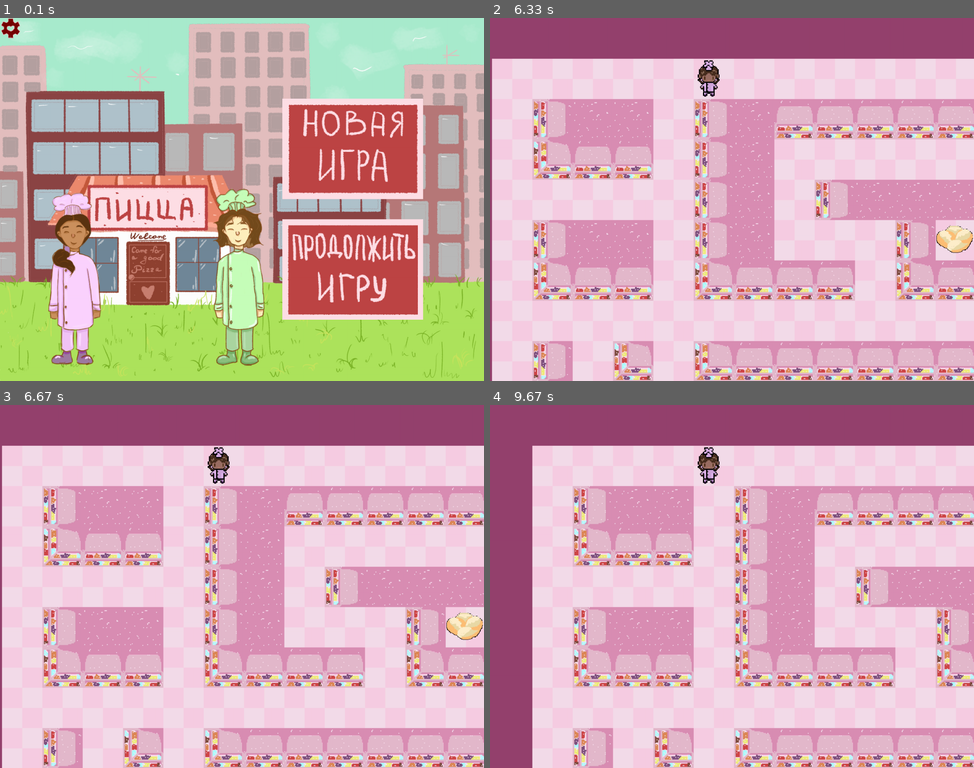
Above: before the commit, frames 1-4 (two rows, left to right).
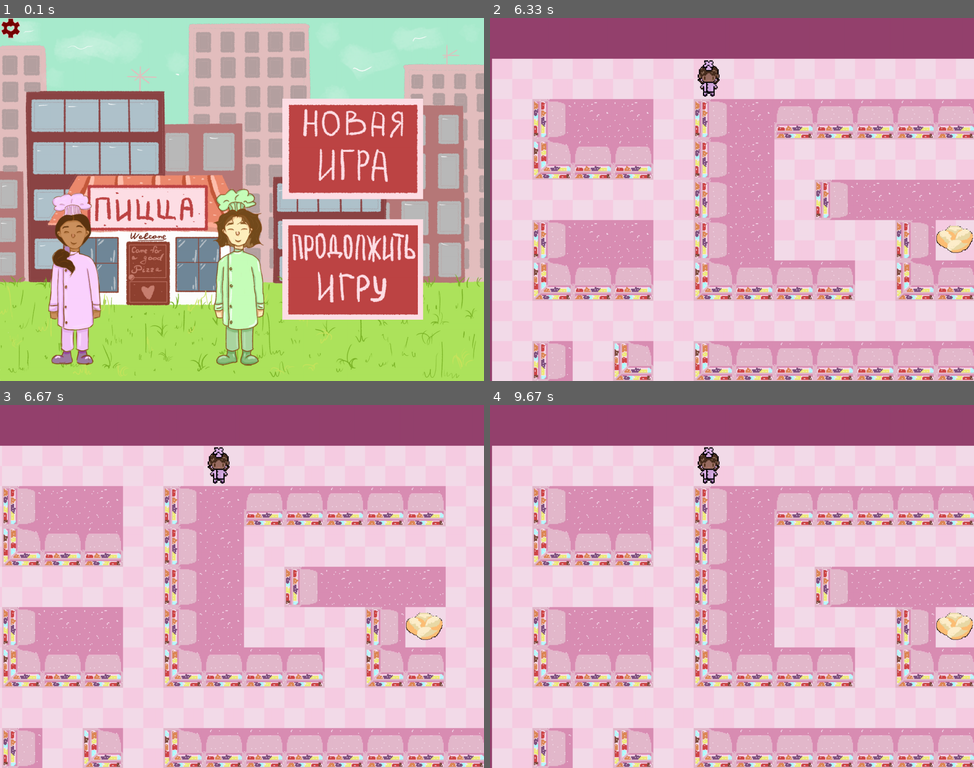
Above: after the commit, the same moments.

Repository: KsenyaShestakova/pygame_project
Game: pygame game, started from 1.py
Same seed, same stepped clock (60 frames per second), same inputs: the game is played once before the commit and once after it.
Inputs (mouse positions are in pixels of both pictures, inside the frame that each line leads up to):
- Up to frame 1 (0.1 s): no input
- Up to frame 2 (6.33 s): click (843, 148) at 0.38 s; hold Right 0.67-1.13 s; click "1" at 1.22 s; hold D 1.5-1.8 s; hold Up 1.5-1.8 s; tap A at 1.83 s; tap S at 2.17, 5.5 s; hold Esc 2.5-2.8 s; hold Up 2.5-2.8 s; click (678, 105) at 2.88 s; click (785, 105) at 3.22 s; click (911, 326) at 3.55 s; click (790, 232) at 3.88 s; click (606, 65) at 4.22 s; click "1" at 4.55 s; tap D at 4.83 s; hold A 5.17-5.47 s; hold Up 5.17-5.47 s; hold Up 5.83-6.13 s; hold Right from 6.17 s (still down)
- Up to frame 3 (6.67 s): release Right at 6.63 s
- Up to frame 4 (9.67 s): hold Left 6.67-7.2 s; hold Down 7.23-7.53 s; hold Up 8-8.37 s; hold Right 8.4-9.03 s; hold Down 9.07-9.43 s; hold Left from 9.47 s (still down)

Frames 1-2 are identical in both runs. In frame 3, 29% of the frame differs, in the area x 0-100%, y 11-100%; in frame 4, 33%.

Commit message:
Движение при зажатии

Diff:
--- a/1.py
+++ b/1.py
@@ -58,10 +58,10 @@
 
 
 class Enemy(pygame.sprite.Sprite):
-    enemy1_image = pygame.transform.scale(load_image('bake1.png', color_key=-1), enemy_size)
-    enemy2_image = pygame.transform.scale(load_image('bake2.png', color_key=-1), enemy_size)
-    enemy3_image = pygame.transform.scale(load_image('bake3.png', color_key=-1), enemy_size)
-    enemy4_image = pygame.transform.scale(load_image('bake4.png', color_key=-1), enemy_size)
+    enemy1_image = pygame.transform.scale(load_image('bake1.png', color_key=-1, papka='enemy'), enemy_size)
+    enemy2_image = pygame.transform.scale(load_image('bake2.png', color_key=-1, papka='enemy'), enemy_size)
+    """"enemy3_image = pygame.transform.scale(load_image('bake3.png', color_key=-1), enemy_size)
+    enemy4_image = pygame.transform.scale(load_image('bake4.png', color_key=-1), enemy_size)"""
 
     def __init__(self, type: str, pos_x, pos_y):
         super().__init__(enemy_group, levels_sprites)
@@ -80,6 +80,16 @@
         self.speed_y = 1
 
     def update(self, *args):
+        if args:
+            pass
+
+    def kill_player(self):
+        if player.pos == self.pos:
+            print(1)
+            return False
+        return True
+
+    def run(self):
         self.n += 1
         if self.n % 60 == 0:
             if self.type == '-':
@@ -94,25 +104,17 @@
             elif self.type == '+':
                 if level_map[self.pos[1]][self.pos[0] + self.speed_x] in '1234#':
                     self.speed_x *= -1
+                level_map[self.pos[1]][self.pos[0]] = '.'
+                level_map[self.pos[1]][self.pos[0] + self.speed_x] = '-'
                 self.pos = self.pos[0] + self.speed_x, self.pos[1]
                 self.rect = self.image.get_rect().move(
-                    self.rect.x + tile_width * self.speed_x, self.rect.x)
-
-        if args:
-            pass
-
-
-    def kill_player(self):
-        if player.pos == self.pos:
-            print(1)
-            return False
-        return True
+                    self.rect.x + tile_width * self.speed_x, self.rect.y)
 
 
 class Product(pygame.sprite.Sprite):
     def __init__(self, pos_x, pos_y):
         super().__init__(products_group, levels_sprites)
-        self.image = pygame.transform.scale(load_image(f'{LEVEL_NOW}.png', color_key=-1), enemy_size)
+        self.image = pygame.transform.scale(load_image(f'{LEVEL_NOW}.png', color_key=-1, papka='product_lvl'), enemy_size)
         self.rect = self.image.get_rect().move(
             tile_width * pos_x, tile_height * pos_y)
         self.mask = pygame.mask.from_surface(self.image)
@@ -127,7 +129,7 @@
 class ExitLevel(pygame.sprite.Sprite):
     def __init__(self, pos_x, pos_y):
         super().__init__(exit_sprite, levels_sprites)
-        self.image = pygame.transform.scale(load_image('exit.jpg'), tile_size)
+        self.image = pygame.transform.scale(load_image('exit.jpg', papka='texture'), tile_size)
         self.rect = self.image.get_rect().move(
             tile_width * pos_x, tile_height * pos_y)
         self.pos = (pos_x, pos_y)
@@ -139,18 +141,14 @@
 
 
 class Camera:
-    # зададим начальный сдвиг камеры
     def __init__(self):
         self.dx = 0
         self.dy = 0
 
-    # сдвинуть объект obj на смещение камеры
     def apply(self, obj):
         obj.rect.x += self.dx
         obj.rect.y += self.dy
 
-
-    # позиционировать камеру на объекте target
     def update(self, target):
         self.dx = 0
         self.dy = 0
@@ -226,7 +224,10 @@
     player, max_x, max_y, enemies, product, exit_new = generate_level(level_map)
 
     running = True
+    n = 0
     while running:
+        n += 1
+        is_pressed = True
         for event in pygame.event.get():
             if event.type == pygame.QUIT:
                 terminate()
@@ -234,13 +235,19 @@
             if event.type == pygame.KEYDOWN:
                 if event.key == pygame.K_w or event.key == pygame.K_UP:
                     move(player, 'up')
+                    is_pressed = False
                 elif event.key == pygame.K_s or event.key == pygame.K_DOWN:
                     move(player, "down")
+                    is_pressed = False
                 elif event.key == pygame.K_a or event.key == pygame.K_LEFT:
                     move(player, "left")
+                    is_pressed = False
                 elif event.key == pygame.K_d or event.key == pygame.K_RIGHT:
                     move(player, "right")
-
+                    is_pressed = False
+                n -= n % 20
+
+            if event.type == pygame.KEYDOWN:
                 if event.key == pygame.K_ESCAPE:
                     end_lvl()
                     continue
@@ -249,6 +256,16 @@
                     change_is_open('open_levels.txt', LEVEL_NOW)
                     end_lvl()
                     continue
+
+        if is_pressed:
+            if (pygame.key.get_pressed()[pygame.K_UP] or pygame.key.get_pressed()[pygame.K_w]) and n % 20 == 0:
+                move(player, 'up')
+            elif (pygame.key.get_pressed()[pygame.K_DOWN] or pygame.key.get_pressed()[pygame.K_s]) and n % 20 == 0:
+                move(player, "down")
+            elif (pygame.key.get_pressed()[pygame.K_LEFT] or pygame.key.get_pressed()[pygame.K_a]) and n % 20 == 0:
+                move(player, "left")
+            elif (pygame.key.get_pressed()[pygame.K_RIGHT] or pygame.key.get_pressed()[pygame.K_d]) and n % 20 == 0:
+                move(player, "right")
 
         for sprite in tiles_group:
             camera.apply(sprite)
@@ -257,8 +274,8 @@
         for sprite in products_group:
             camera.apply(sprite)
 
-        enemy_group.update()
         for el in enemies:
+            el.run()
             if not el.kill_player():
                 you_dead(screen)
                 end_lvl()
--- a/SCREEN_menu.py
+++ b/SCREEN_menu.py
@@ -107,6 +107,8 @@
         if el.is_open:
             el.draw_text(surface, (223, 93, 71))
 
+    pizzas_red_btn = Buttons('BUTTON_go_to_red.png', int(WIDTH * 0.15), int(HEIGHT * 0.75), int(WIDTH * 0.7), int(HEIGHT * 0.2))
+
 
 class LevelBtn(Buttons):
     level_img_otkr = 'BUTTON_open_level.png'
--- a/buttons.py
+++ b/buttons.py
@@ -6,8 +6,8 @@
 class Buttons(pygame.sprite.Sprite):
     def __init__(self, name, pos_x, pos_y, transform_width, transform_height, text='', is_pr=None):
         super().__init__(btns, all_sprites)
-        self.image_load = load_image(name, is_pr)
-        self.change_img = load_image(name.split('.')[0] + '_change.' + name.split('.')[1], is_pr)
+        self.image_load = load_image(name, is_pr, papka='buttons')
+        self.change_img = load_image(name.split('.')[0] + '_change.' + name.split('.')[1], is_pr, papka='buttons')
 
         self.text = text
         self.width = transform_width
--- a/file_with_const.py
+++ b/file_with_const.py
@@ -8,6 +8,7 @@
         size_r = list(line.split() for line in file)
     size_r = list(map(int, size_r[0]))
     return tuple(size_r)
+
 
 pygame.init()
 
@@ -38,14 +39,14 @@
 }
 
 tile_images = {
-    '0': pygame.transform.scale(load_image('TEXTURE_0.jpg'), tile_size),
-    '1': pygame.transform.scale(load_image('TEXTURE_1.jpg'), tile_size),
-    '2': pygame.transform.scale(load_image('TEXTURE_2.jpg'), tile_size),
-    '3': pygame.transform.scale(load_image('TEXTURE_3.jpg'), tile_size),
-    '#': pygame.transform.scale(load_image('TEXTURE_wall.jpg'), tile_size),
-    'empty': pygame.transform.scale(load_image('TEXTURE_pol.jpg'), tile_size),
-    'exit': pygame.transform.scale(load_image('exit.jpg'), tile_size)
+    '0': pygame.transform.scale(load_image('TEXTURE_0.jpg', papka='texture'), tile_size),
+    '1': pygame.transform.scale(load_image('TEXTURE_1.jpg', papka='texture'), tile_size),
+    '2': pygame.transform.scale(load_image('TEXTURE_2.jpg', papka='texture'), tile_size),
+    '3': pygame.transform.scale(load_image('TEXTURE_3.jpg', papka='texture'), tile_size),
+    '#': pygame.transform.scale(load_image('TEXTURE_wall.jpg', papka='texture'), tile_size),
+    'empty': pygame.transform.scale(load_image('TEXTURE_pol.jpg', papka='texture'), tile_size),
+    'exit': pygame.transform.scale(load_image('exit.jpg', papka='texture'), tile_size)
 }
 
-player_k_image = pygame.transform.scale(load_image('PERS_K.png', color_key=None), pers_size)
-player_d_image = pygame.transform.scale(load_image('PERS_D.png', color_key=None), pers_size)
+player_k_image = pygame.transform.scale(load_image('PERS_K.png', color_key=None, papka='pers'), pers_size)
+player_d_image = pygame.transform.scale(load_image('PERS_D.png', color_key=None, papka='pers'), pers_size)
--- a/load_img.py
+++ b/load_img.py
@@ -2,8 +2,11 @@
 import pygame
 
 
-def load_image(name, color_key=None):
-    fullname = os.path.join('data', name)
+def load_image(name, color_key=None, papka=None):
+    if papka:
+        fullname = os.path.join('data', papka, name)
+    else:
+        fullname = os.path.join('data', name)
     try:
         image = pygame.image.load(fullname)
     except pygame.error as message:
--- a/map.txt
+++ /dev/null
@@ -1,11 +0,0 @@
-...###
-..##.#.####
-.##..###..#
-##........#
-#...@..#..#
-###..###..#
-..#..#....#
-.##.##.#.##
-.#......##
-.#.....##
-.#######
--- a/open_levels.txt
+++ b/open_levels.txt
@@ -1 +1 @@
-1 1 0 0 0 0 0 0
+1 1 1 0 0 0 0 0
--- a/pillow_change_brightness.py
+++ b/pillow_change_brightness.py
@@ -23,4 +23,4 @@
     res.save(endname)
 
 
-box('regulator_for_volume.png', 'regulator_for_volume_change.png')
+box('BUTTON_go_to_red.png', 'BUTTON_go_to_red_change.png')
Renamed: data/BUTTON_close_level.png -> data/buttons/BUTTON_close_level.png
Renamed: data/BUTTON_close_level_change.png -> data/buttons/BUTTON_close_level_change.png
Renamed: data/go_to_red.png -> data/buttons/BUTTON_go_to_red.png
Binary file added: data/buttons/BUTTON_go_to_red_change.png
Renamed: data/BUTTON_new_game.png -> data/buttons/BUTTON_new_game.png
Renamed: data/BUTTON_new_game_change.png -> data/buttons/BUTTON_new_game_change.png
Renamed: data/BUTTON_old_game.png -> data/buttons/BUTTON_old_game.png
Renamed: data/BUTTON_old_game_change.png -> data/buttons/BUTTON_old_game_change.png
Renamed: data/BUTTON_open_level.png -> data/buttons/BUTTON_open_level.png
Renamed: data/BUTTON_open_level_change.png -> data/buttons/BUTTON_open_level_change.png
Renamed: data/BUTTON_settings.png -> data/buttons/BUTTON_settings.png
Renamed: data/BUTTON_settings_change.png -> data/buttons/BUTTON_settings_change.png
(and 23 more such lines)
